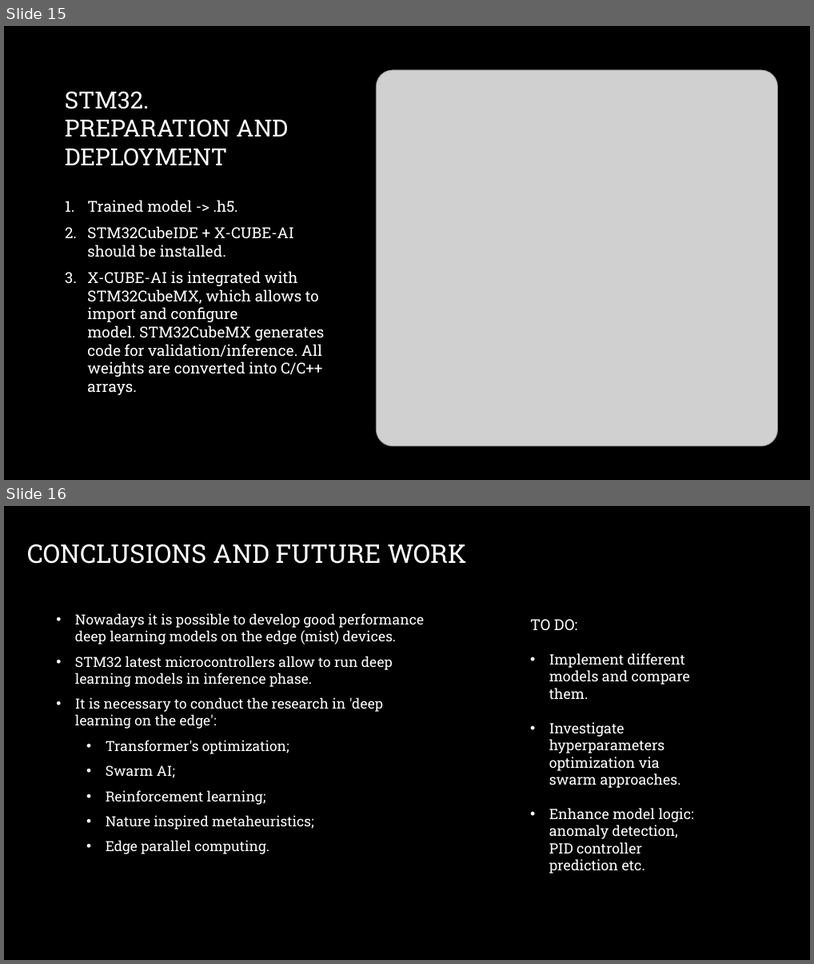
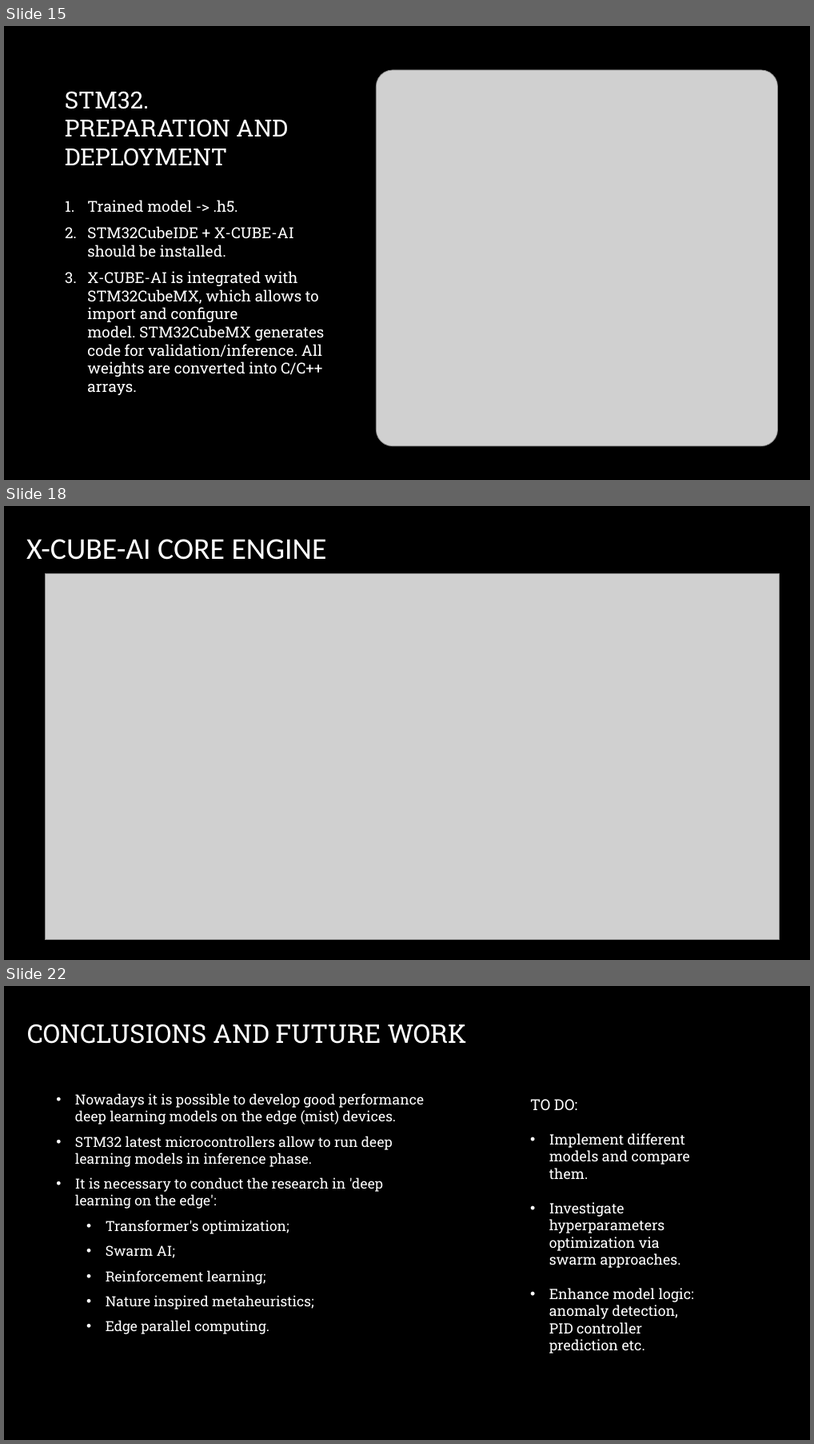
Before and after one commit to ucu-edge/workshop, a slide deck: UCU.pptx. Shown one above the other, each under a label of ours: slides 15 and 16 before the commit, slides 15, 18 and 22 after it; the slides between them are not shown. The pictures are 814x964 and 814x1444 pixels, drawn with LibreOffice and Linux fonts; fonts in the diff are those of the drawing; grey boxes stand for pictures; background and template pictures are left out. Boxes give left, top, right and bottom in pixels: in the first picture for what was removed or moved away, otherwise in the second. Text is boxed around its words. In the diff, an @@ line names an element or a change of style, - is before the commit and + after.

```diff
--- a/UCU.pptx
+++ b/UCU.pptx
@@ slide 18 added at [4, 506, 810, 960], background picture (left out) @@
@@ title added at [26, 539, 327, 560], 36 pt, text #FFFFFF @@
+X-CUBE-AI CORE ENGINE
@@ picture added at [45, 574, 780, 939] @@
@@ what was slide 16 is now slide 22 @@
```
Also in this commit, not shown: 2 slides changed, 5 other slides added.
